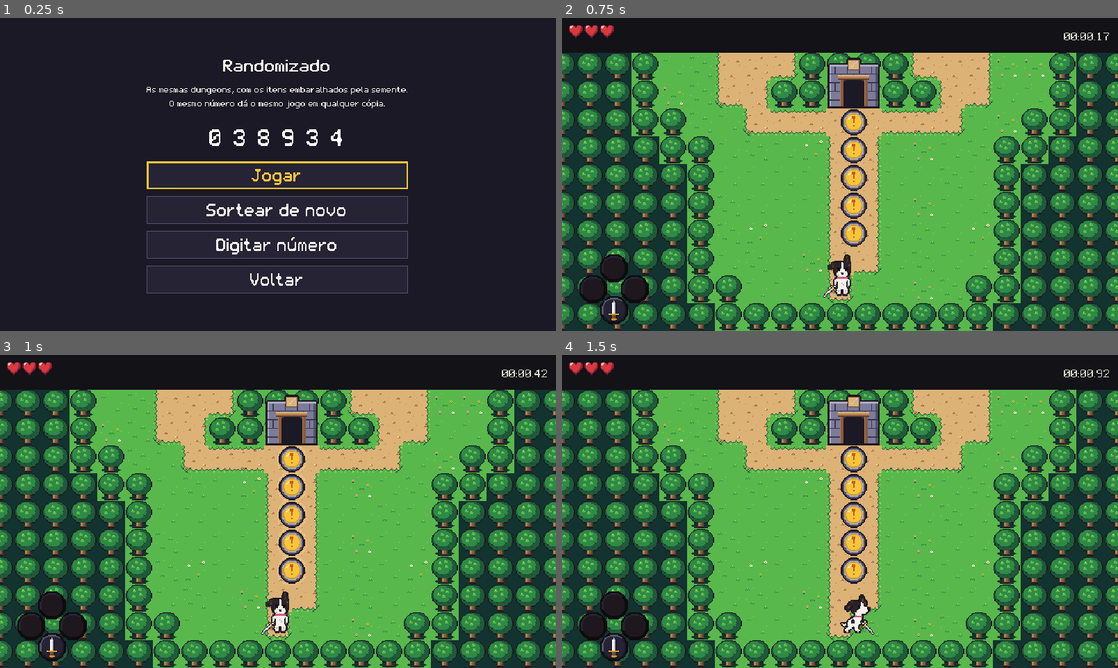
Above: before the commit, frames 1-4 (two rows, left to right).
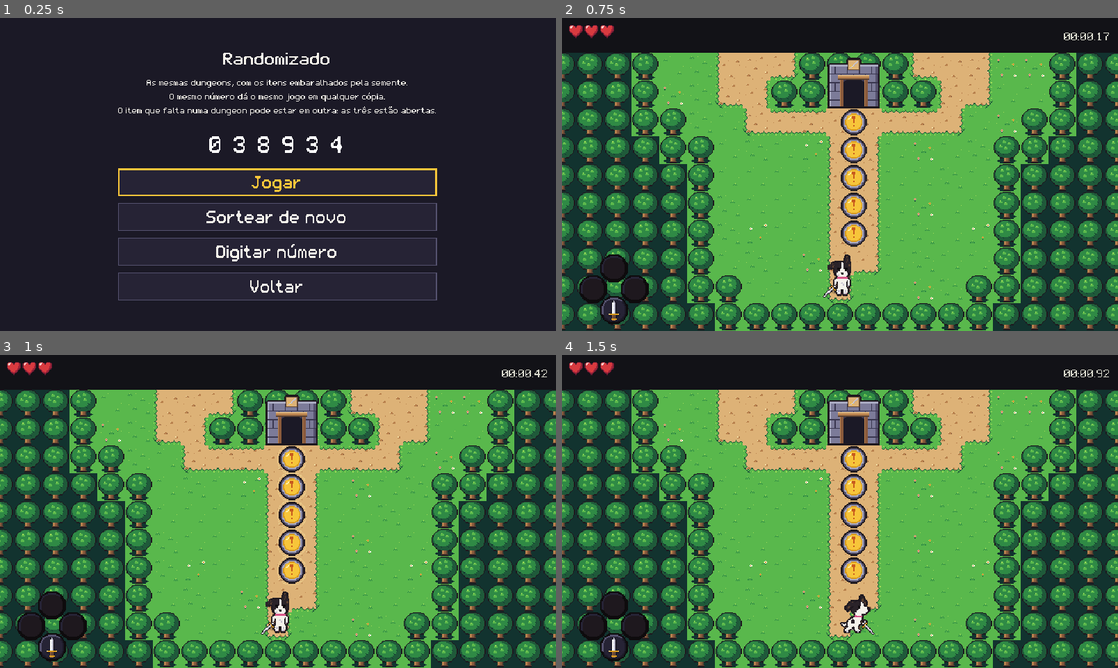
Above: after the commit, the same moments.

Repository: marcelozorza/Alttp2
Game: Godot game, scene res://ui/seed_screen.tscn
Two runs of this game, one before a commit and one after it. Both use one fixed random seed, a clock stepped at 60 frames per second and the inputs below. This scene is started directly instead of the project's main scene.
Inputs (mouse positions are in pixels of both pictures, inside the frame that each line leads up to):
- Up to frame 1 (0.25 s): no input
- Up to frame 2 (0.75 s): click "Jogar" at 0.5 s
- Up to frame 3 (1 s): no input
- Up to frame 4 (1.5 s): tap Enter (ui_accept) at 1.25 s; move the mouse to (962, 495) at 1.27 s; hold D (move_right) from 1.28 s (still down); hold J (attack) from 1.28 s (still down); click (962, 495) at 1.42 s

The runs differ from the first frame. In frame 1, 6.2% of the frame differs, in the area x 21-79%, y 11-91%; in frame 2, nothing differs; in frame 3, nothing differs; in frame 4, nothing differs.

Commit message:
Tela da semente avisa que o item que falta pode estar em outra dungeon
Co-Authored-By: Claude Fable 5.2 <noreply@anthropic.com>
Claude-Session: https://claude.ai/code/session_016s7NevTD4Ho17e5LC6f7CU

Diff:
--- a/ui/seed_screen.gd
+++ b/ui/seed_screen.gd
@@ -22,7 +22,8 @@
 		MenuKit.label(
 			(
 				"As mesmas dungeons, com os itens embaralhados pela semente.\n"
-				+ "O mesmo número dá o mesmo jogo em qualquer cópia."
+				+ "O mesmo número dá o mesmo jogo em qualquer cópia.\n"
+				+ "O item que falta numa dungeon pode estar em outra: as três estão abertas."
 			),
 			16
 		)
